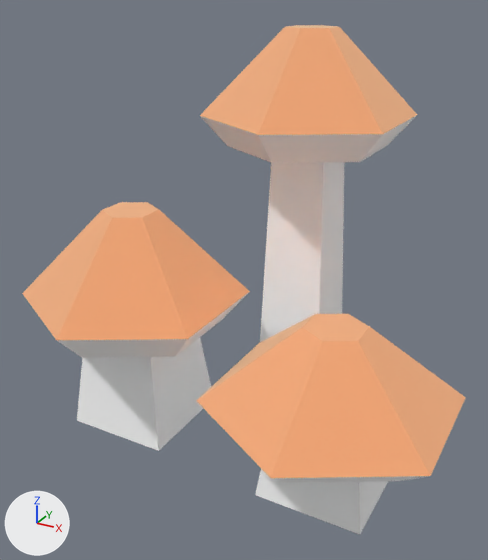
The glTF model public/models/nf2/nature/mushroom_tanGroup.glb, before and after one commit.
One viewpoint serves both versions: a 50 mm lens placed at (0.18, -0.373, 0.225), pointed at (-0.009, -0.03, 0.054). The axes (+X, +Y, +Z) are drawn at lower left. The lights are the same throughout. The older version comes first. Where no turn or scale is listed for an object, it has been applied to the vertices.

Objects in the first picture: 'mushroom_tanGroup'.
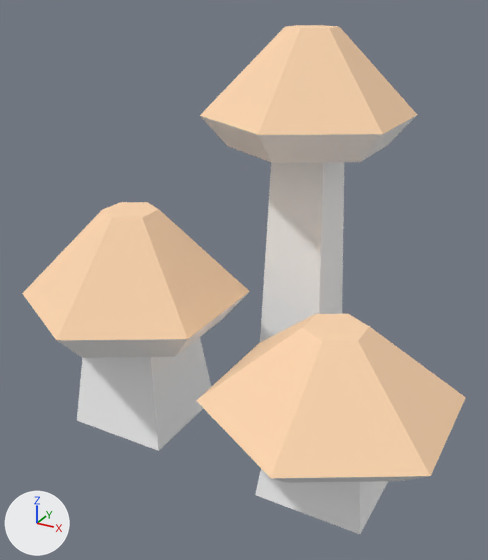
Changed parts and their boxes (x1, y1, x2, y2) in the pictures (488 x 560 px):
'mushroom_tanGroup', surface changed
    both: (22, 25, 466, 484)

Patch to the scene script:
```diff
--- a/public/models/nf2/nature/mushroom_tanGroup.glb.py
+++ b/public/models/nf2/nature/mushroom_tanGroup.glb.py
@@ mat_defaultmat @@
 mat_defaultmat.base_color = (1.0, 1.0, 1.0)  # white #ffffff
-mat_defaultmat.metallic = 1.0
 mat_defaultmat.roughness = 1.0
@@ mat_colortan @@
 mat_colortan.base_color = (1.0, 0.682, 0.435)  # beige #ffd7b0
-mat_colortan.metallic = 1.0
 mat_colortan.roughness = 1.0
@@ ob_tmpparent @@
-ob_tmpparent = bpy.data.objects.new('tmpParent', None)
-ob_tmpparent.location = (0.0, 0.0, 0.0)
```
